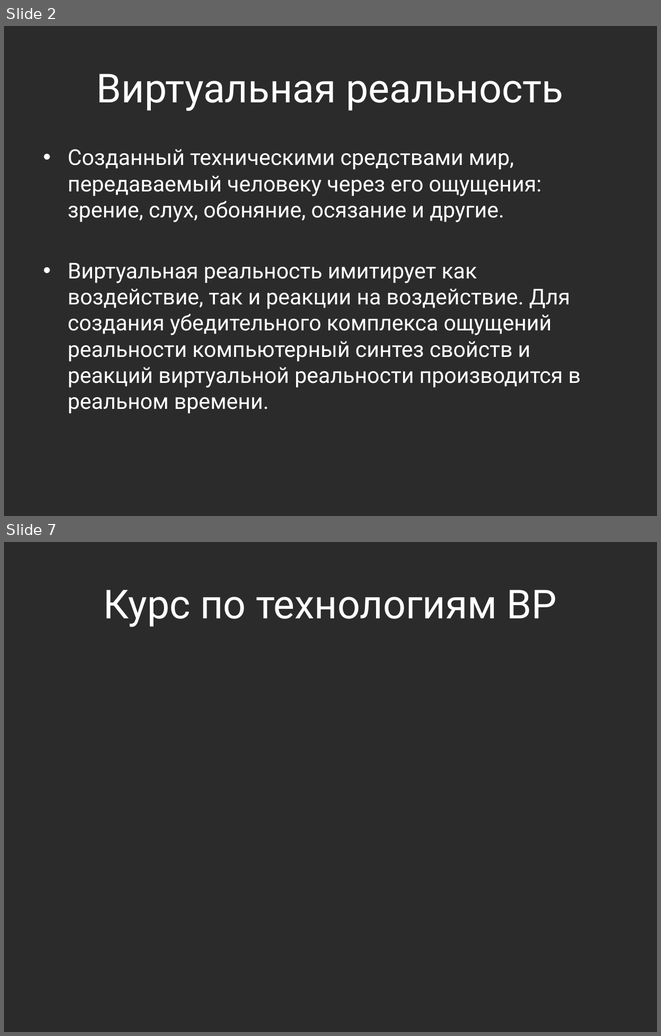
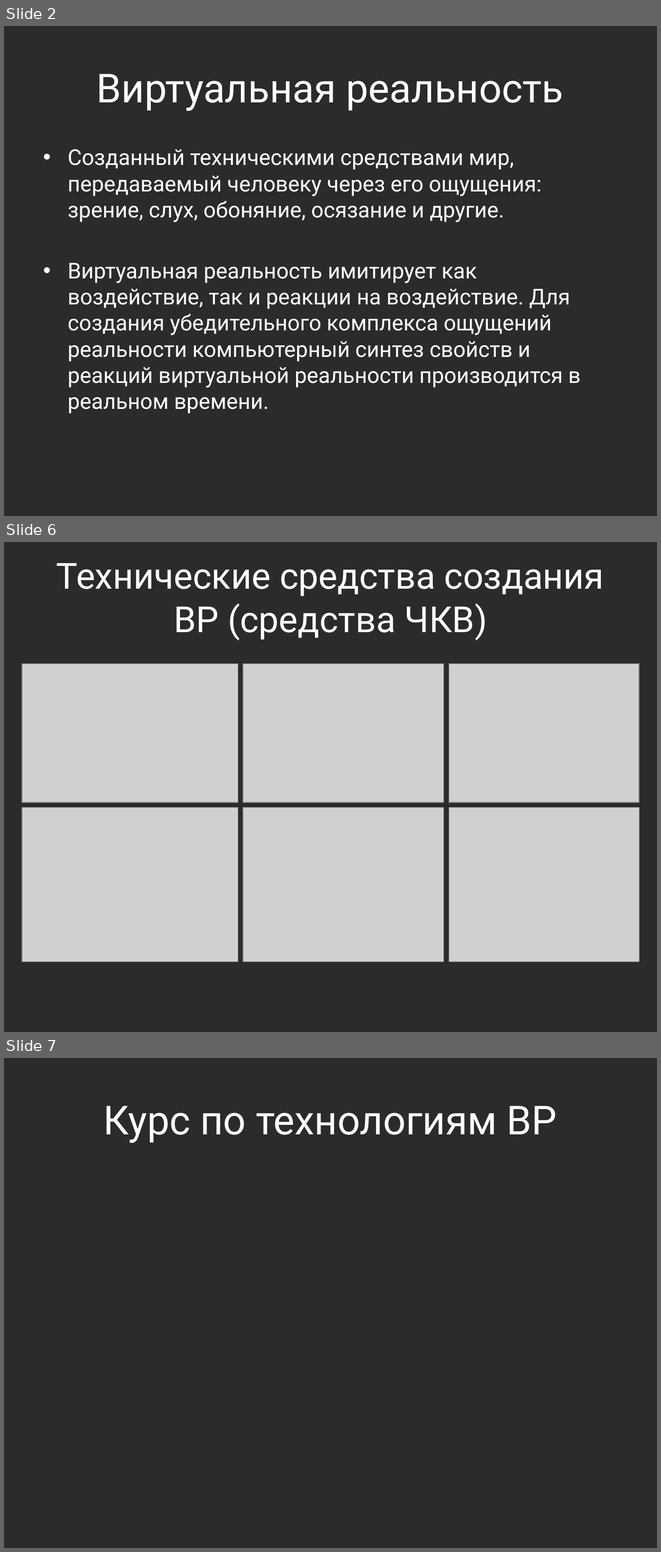
Before and after one commit to yaceq/quadro-xds, a slide deck: Docs/IT_Moscow.pptx. Shown one above the other, each under a label of ours: slides 2 and 7 before the commit, slides 2, 6 and 7 after it; the slides between them are not shown. The pictures are 661x1036 and 661x1552 pixels, drawn with LibreOffice and Linux fonts; fonts in the diff are those of the drawing; grey boxes stand for pictures; background and template pictures are left out; a plain dark background stands for a picture behind light text. Boxes give left, top, right and bottom in pixels: in the first picture for what was removed or moved away, otherwise in the second. Text is boxed around its words. In the diff, an @@ line names an element or a change of style, - is before the commit and + after.

```diff
--- a/Docs/IT_Moscow.pptx
+++ b/Docs/IT_Moscow.pptx
@@ slide 6 added at (x1=4, y1=542, x2=657, y2=1032), background picture (left out) @@
@@ title added at (x1=56, y1=563, x2=604, y2=641), 39.6 pt, text #FFFFFF @@
+Технические средства создания ВР (средства ЧКВ)
@@ picture added at (x1=22, y1=663, x2=238, y2=803) @@
@@ picture added at (x1=243, y1=663, x2=443, y2=803) @@
@@ picture added at (x1=449, y1=663, x2=639, y2=803) @@
@@ picture added at (x1=22, y1=807, x2=238, y2=961) @@
@@ picture added at (x1=243, y1=807, x2=443, y2=961) @@
@@ picture added at (x1=449, y1=807, x2=639, y2=961) @@
```
Also in this commit, not shown: 4 slides changed, 1 slide removed, 25 other files.
